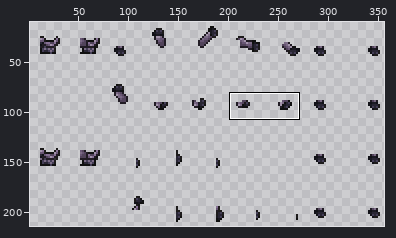
A sprite sheet gets an edit: Content/Items/Armor/AncientGodSlayer/AncientGodSlayerChestplate_Body.png. Above, an overview of the earlier version with the close-up marked.
Close-up. Before the commit:
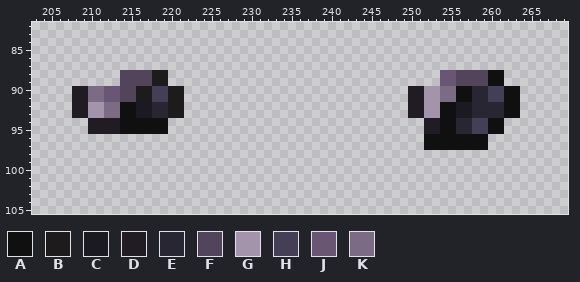
The file is 360x224 pixels. Colours within 5 levels of each other are drawn and written as one. Shown: x 203..269, y 82..105. The wide view leaves out empty margins. The commit also changed other parts of the picture, which this record leaves out.
Palette (. is transparent): A #101010  B #1d1b1b  C #1b1a23  D #211c24  E #292634  F #52445b  G #a394ab  H #443e56  J #685674  K #7b6b85
Pixels before, first column x 208:
88 ......FFFFBB..................................JJFFFFAA..
89 ......FFFFBB..................................JJFFFFAA..
90 DDKKJJFFBBHHBB............................DDGGKKAAEEHHAA
91 DDKKJJFFBBHHBB............................DDGGKKAAEEHHAA
92 DDGGKKAACCEEBB............................DDGGAACCEEEEAA
93 DDGGKKAACCEEBB............................DDGGAACCEEEEAA
94 ..DDDDAAAAAA................................DDAAEEHHAA..
95 ..DDDDAAAAAA................................DDAAEEHHAA..
96 ............................................AAAAAAAA....
97 ............................................AAAAAAAA....
After:
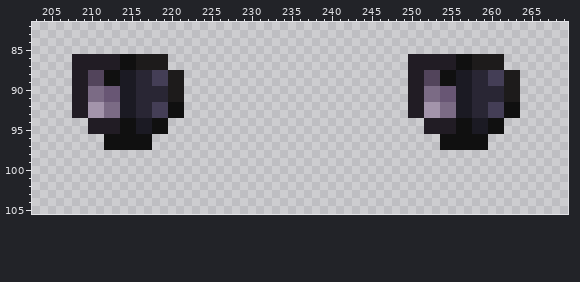
The edit:
Changed rows in their new state; - is an unchanged pixel.
first column x 208:
 86 DDDDDDAABBBB------------------------------DDDDDDAABBBB--
 87 DDDDDDAABBBB------------------------------DDDDDDAABBBB--
 88 DDFFAACCEEHHBB----------------------------DDFFAACCEEHHBB
 89 DDFFAACCEEHHBB----------------------------DDFFAACCEEHHBB
 90 ------CCEEEE--------------------------------KKJJCC--EEBB
 91 ------CCEEEE--------------------------------KKJJCC--EEBB
 92 ------CCEEHHAA--------------------------------KK----HH--
 93 ------CCEEHHAA--------------------------------KK----HH--
 94 --------CC------------------------------------DDAACC----
 95 --------CC------------------------------------DDAACC----
 96 ----AAAAAA----------------------------------..----------
 97 ----AAAAAA----------------------------------..----------
Changed places in both close-ups, as pixel boxes (x1, y1, x2, y2):
changed: (72, 54, 184, 150)
changed: (408, 54, 520, 150)
